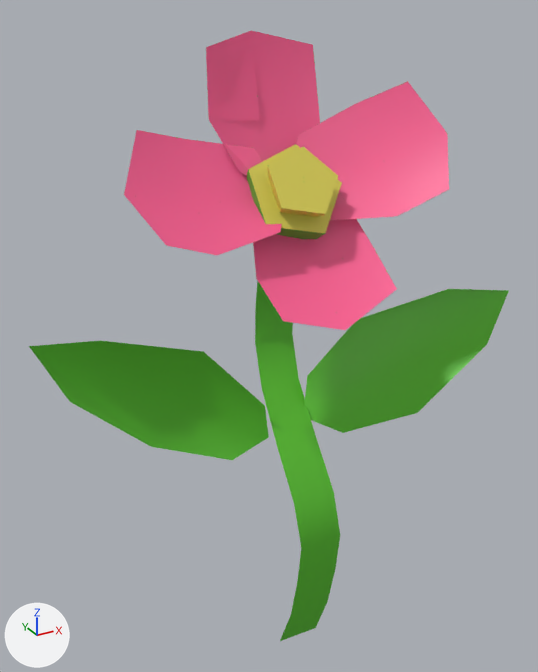
The FBX model Assets/Art/flower2.fbx: old version first, new version second.
Before and after are seen from a camera (50 mm lens) standing at (-0.119, -0.201, 0.237) and looking at (0.001, 0.017, 0.129). The lights are fixed; the arrows at lower left show +X, +Y and +Z. Where no turn or scale is listed for an object, it has been applied to the vertices.

Script lines for the objects in view, before the commit:
```python
mat_lambert4 = principled_material('lambert4')
mat_lambert4.texture = img_flower2_albedo_png
me_mesh = bpy.data.meshes.new('Mesh')
me_mesh.from_pydata(...)  # 98 vertices, 59 faces; spans x -0.086..0.087, y -0.046..0.017, z -0.116..0.115
me_mesh.materials.append(mat_lambert4)  # picture img_flower2_albedo_png
ob_flower = bpy.data.objects.new('flower', me_mesh)
ob_flower.location = (0.0065, 0.0209, 0.1163)
```
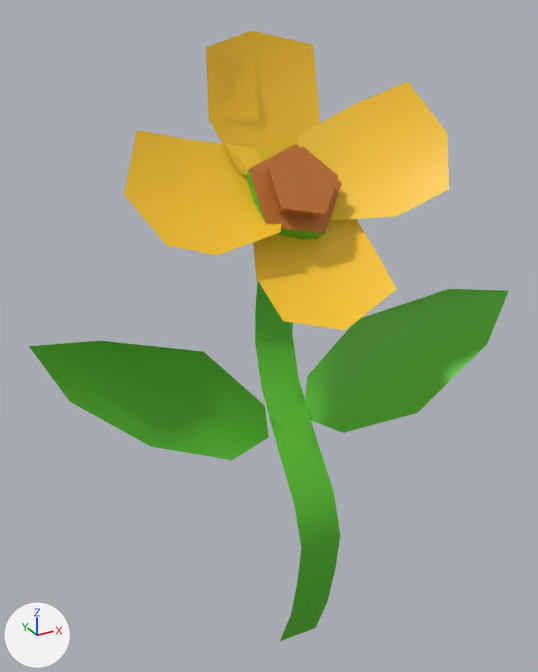
Where the newer file only moved an object's origin or applied its transform, the numbers keep the older frame.

Scene script edits in JSON lines:
```json
{"op": "add", "block": "img_flower_albedo_png", "code": ["img_flower_albedo_png = load_image('flower_albedo.png', 'Materials/flower_albedo.png', 1024, 1024, 'sRGB')"]}
{"op": "set", "path": "mat_lambert4.texture", "old": "img_flower2_albedo_png", "new": "img_flower_albedo_png"}
```

Location of each change, (x1, y1, x2, y2) in pixels of the pictures (538 x 672 px):
```json
{"object": "flower", "change": "surface changed", "before": [124, 30, 449, 333], "after": [124, 30, 449, 333], "on screen": "pink to yellow"}
```
